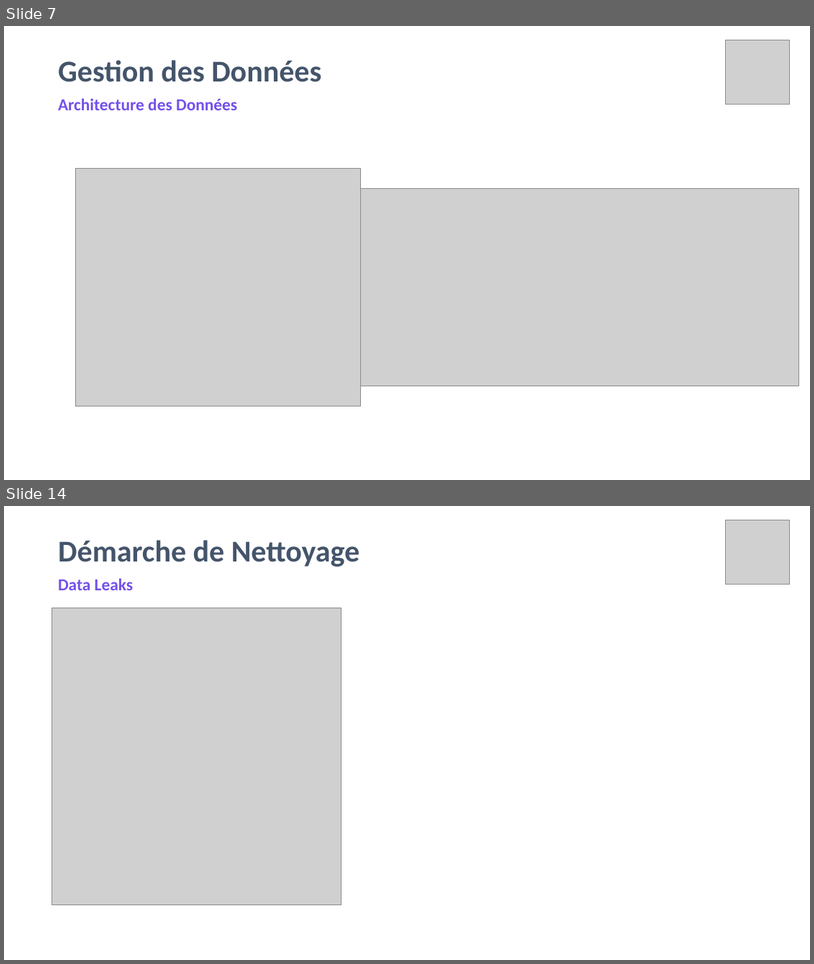
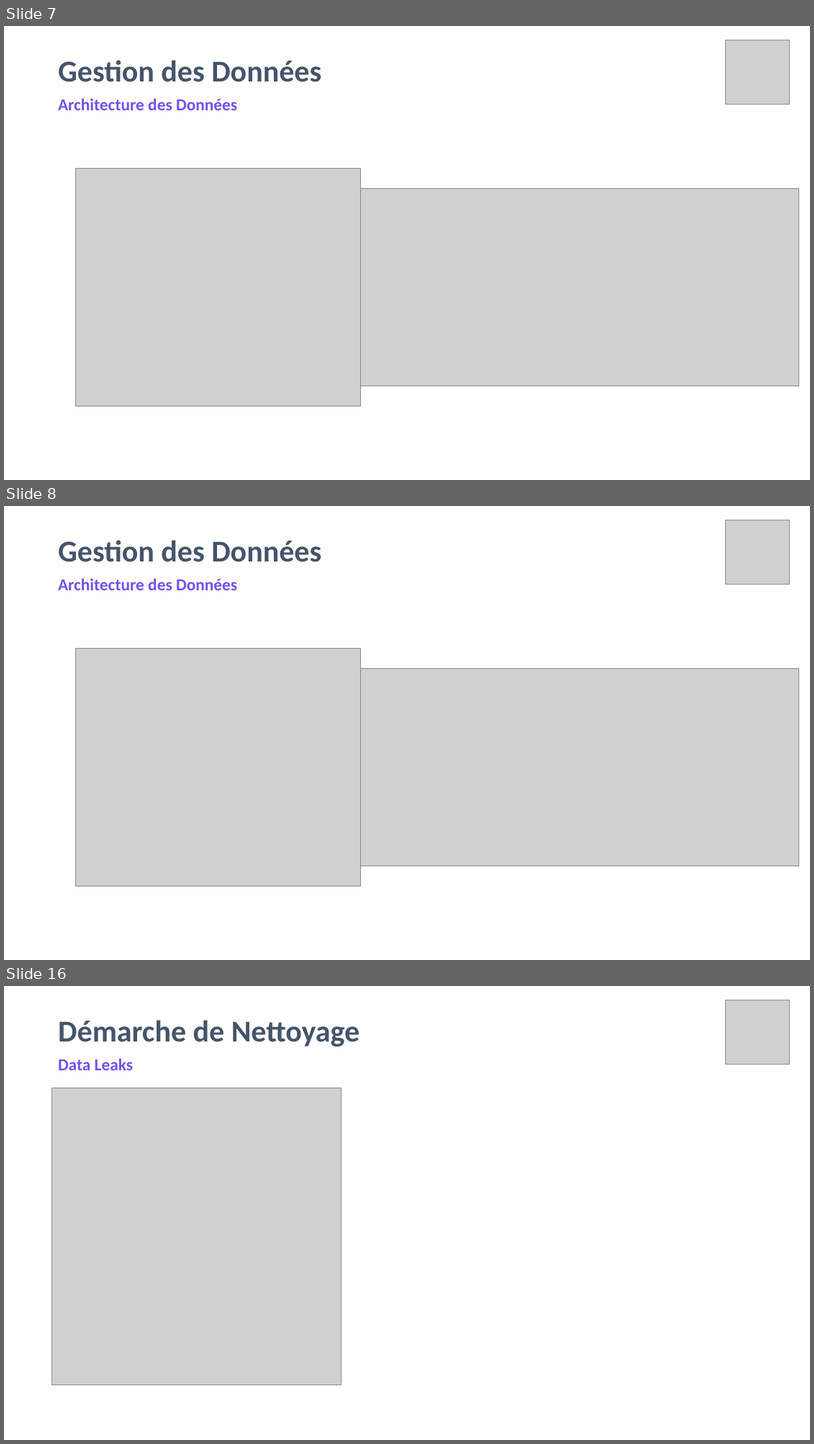
Before and after one commit to amaye15/OpenClassroom--Machine-Learning-Engineer, a slide deck: P4/P4.pptx. Shown one above the other, each under a label of ours: slides 7 and 14 before the commit, slides 7, 8 and 16 after it; the slides between them are not shown. The pictures are 814x964 and 814x1444 pixels, drawn with LibreOffice and Linux fonts; fonts in the diff are those of the drawing; grey boxes stand for pictures. Boxes give left, top, right and bottom in pixels: in the first picture for what was removed or moved away, otherwise in the second. Text is boxed around its words. In the diff, an @@ line names an element or a change of style, - is before the commit and + after.

```diff
--- a/P4/P4.pptx
+++ b/P4/P4.pptx
@@ slide 8 added at (4, 506, 810, 960), background #FFFFFF @@
@@ picture added at (725, 520, 790, 584) @@
@@ title added at (58, 540, 322, 562), 36 pt, text #44546A, bold @@
+Gestion des Données
@@ text added at (58, 578, 237, 590), 20 pt, text #7450EB, bold @@
+Architecture des Données
@@ picture added at (75, 648, 361, 885) @@
@@ picture added at (361, 669, 800, 866) @@
@@ what was slide 14 is now slide 16 @@
```
Also in this commit, not shown: 7 slides changed, 2 other slides added, 1 slide removed, 5 other files.
